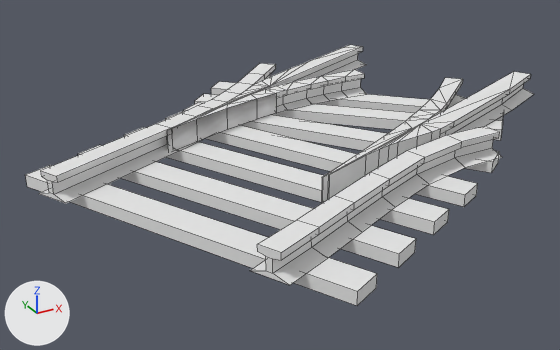
An edit to the OBJ model models/advtrains_dtrack_s3_tieless_r_60.obj, drawn before and after from the same camera.
Before and after are seen from a 50 mm camera at (-1.72, -2.71, 0.76) aimed at (-0.24, -0.01, -0.59). The lights are fixed; the arrows at lower left show +X, +Y and +Z. Mesh edges are drawn as thin lines. Where no turn or scale is listed for an object, it has been applied to the vertices.

Script lines for the objects in view, before the commit:
```python
me_closure_30_45_cr_l_001_beziercurve_024 = bpy.data.meshes.new('Closure.30_45_cr_l.001_BezierCurve.024')
me_closure_30_45_cr_l_001_beziercurve_024.from_pydata(...)  # 62 vertices, 58 faces; spans x -0.376..0.896, y -0.57..0.209, z -0.46..-0.36
me_closure_30_45_cr_l_001_beziercurve_024.materials.append(mat_rails)  # white #e7e7e7
me_closure_30_st_st_r_001_beziercurve_027 = bpy.data.meshes.new('Closure.30_st_st_r.001_BezierCurve.027')
me_closure_30_st_st_r_001_beziercurve_027.from_pydata(...)  # 67 vertices, 63 faces; spans x -0.684..0.5, y 0.15..0.561, z -0.46..-0.36
me_closure_30_st_st_r_001_beziercurve_027.materials.append(mat_rails)  # white #e7e7e7
me_dtrack_s3_30_sleepers_001_cube_009 = bpy.data.meshes.new('dtrack_s3_30.sleepers.001_Cube.009')
me_dtrack_s3_30_sleepers_001_cube_009.from_pydata(...)  # 56 vertices, 35 faces; spans x -1.26..0.98, y -1.12..0.98, z -0.51..-0.46
me_dtrack_s3_30_sleepers_001_cube_009.materials.append(mat_sleepers)  # white #e7e7e7
ob_closure_30_45_cr_l_001_beziercurve_024 = bpy.data.objects.new('Closure.30_45_cr_l.001_BezierCurve.024', me_closure_30_45_cr_l_001_beziercurve_024)
ob_closure_30_45_cr_l_001_beziercurve_024.location = (0.0, 0.0, 0.0)
ob_closure_30_st_st_r_001_beziercurve_027 = bpy.data.objects.new('Closure.30_st_st_r.001_BezierCurve.027', me_closure_30_st_st_r_001_beziercurve_027)
ob_closure_30_st_st_r_001_beziercurve_027.location = (0.0, 0.0, 0.0)
ob_dtrack_s3_30_sleepers_001_cube_009 = bpy.data.objects.new('dtrack_s3_30.sleepers.001_Cube.009', me_dtrack_s3_30_sleepers_001_cube_009)
ob_dtrack_s3_30_sleepers_001_cube_009.location = (0.0, 0.0, 0.0)
# also in view: 'Closure.30_30_cr_l.001_BezierCurve.022' at (0.45, -0.21, -0.41); 'dtrack_s3_30.stockrails.001_Cube.008' at (-0.38, -0.05, -0.41); 'Closure.30_30_st_r.001_Plane.015' at (0.08, 0.59, -0.41)
```
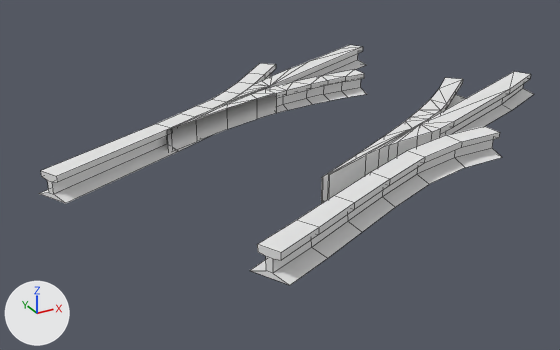
What differs and where, as boxes [x1, y1, x2, y2] in the pictures (560 x 350 px):
```json
{"object": "dtrack_s3_30.sleepers.001_Cube.009", "change": "deleted", "before": [25, 81, 503, 306]}
```

Edits to the scene script, one JSON object a line:
```json
{"op": "remove", "block": "ob_dtrack_s3_30_sleepers_001_cube_009", "code": ["ob_dtrack_s3_30_sleepers_001_cube_009 = bpy.data.objects.new('dtrack_s3_30.sleepers.001_Cube.009', me_dtrack_s3_30_sleepers_001_cube_009)", "ob_dtrack_s3_30_sleepers_001_cube_009.location = (0.0, 0.0, 0.0)"]}
```
